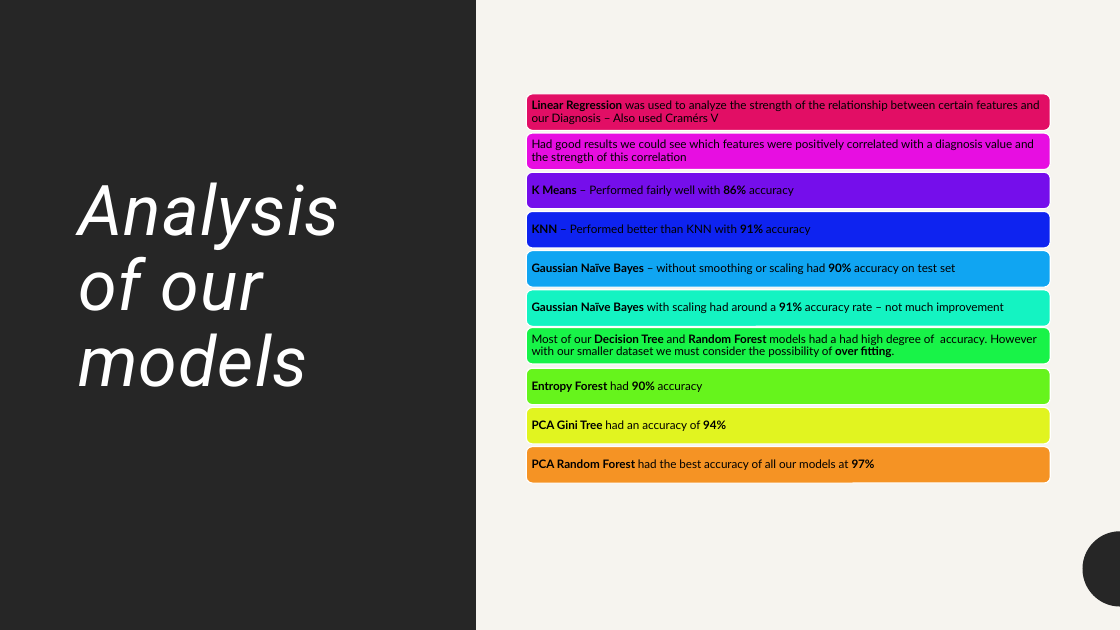
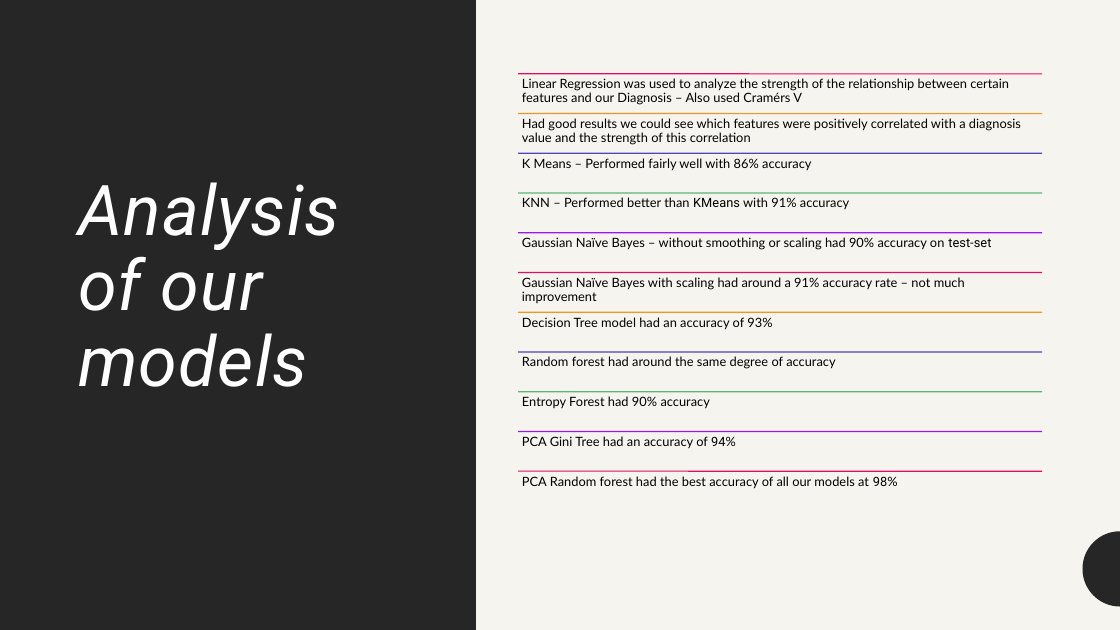
Before and after one commit to Ultan-Kearns/LYIT-Machine-Learning-Project, a slide deck: slide 4 of Presentation.pptx. Drawn at 1120x630 pixels with LibreOffice and Linux fonts; fonts in the diff are those of the drawing. Boxes give left, top, right and bottom in pixels: in the first picture for what was removed or moved away, otherwise in the second. Text is boxed around its words. In the diff, an @@ line names an element or a change of style, - is before the commit and + after.

```diff
--- a/Presentation.pptx
+++ b/Presentation.pptx
@@ text "Linear Regression was used to ..." moved from (x1=532, y1=100, x2=1040, y2=124) to (x1=522, y1=78, x2=1009, y2=105) @@
@@ text "Linear Regression was used to ..." at (x1=522, y1=78, x2=1009, y2=105): size 10 to 11 pt; bold off in "Linear Regression"; vertical alignment middle to top @@
@@ text "Had good results we could ..." moved from (x1=532, y1=139, x2=1034, y2=163) to (x1=522, y1=118, x2=1021, y2=145) @@
@@ text "Had good results we could ..." at (x1=522, y1=118, x2=1021, y2=145): size 10 to 11 pt; vertical alignment middle to top @@
@@ text "K Means – Performed fairly ..." moved from (x1=532, y1=185, x2=794, y2=196) to (x1=522, y1=158, x2=811, y2=170) @@
@@ text "K Means – Performed fairly ..." at (x1=522, y1=158, x2=811, y2=170): size 10 to 11 pt; bold off in "K Means 86%"; vertical alignment middle to top @@
@@ text at (x1=522, y1=197, x2=849, y2=210): text changed; size 10 to 11 pt @@
-KNN – Performed better than KNN with 91% accuracy
+KNN – Performed better than KMeans with 91% accuracy
@@ text at (x1=522, y1=237, x2=991, y2=250): text changed; size 10 to 11 pt @@
-Gaussian Naïve Bayes – without smoothing or scaling had 90% accuracy on test set
+Gaussian Naïve Bayes – without smoothing or scaling had 90% accuracy on test-set
@@ text "Gaussian Naïve Bayes with scaling ..." moved from (x1=532, y1=302, x2=1004, y2=313) to (x1=522, y1=277, x2=965, y2=303) @@
@@ text "Gaussian Naïve Bayes with scaling ..." at (x1=522, y1=277, x2=965, y2=303): size 10 to 11 pt; bold off in "Gaussian Naïve Bayes 91%"; vertical alignment middle to top @@
@@ vertical alignment middle to top in 4 elements at (x1=522, y1=237, x2=991, y2=250), (x1=522, y1=476, x2=898, y2=488), (x1=522, y1=197, x2=849, y2=210), (x1=522, y1=356, x2=835, y2=369) @@
@@ text at (x1=522, y1=356, x2=835, y2=369): text changed; size 10 to 11 pt @@
-Most of our Decision Tree and Random Forest models had a had high degree of accuracy. However with our smaller dataset we must consider the possibility of over fitting.
+Random forest had around the same degree of accuracy
@@ text "Entropy Forest had 90% accuracy" moved from (x1=532, y1=381, x2=703, y2=392) to (x1=522, y1=396, x2=710, y2=409) @@
@@ text "Entropy Forest had 90% accuracy" at (x1=522, y1=396, x2=710, y2=409): size 10 to 11 pt; bold off in "Entropy Forest 90%"; vertical alignment middle to top @@
@@ text "PCA Gini Tree had an ..." moved from (x1=532, y1=420, x2=726, y2=431) to (x1=522, y1=436, x2=736, y2=449) @@
@@ text "PCA Gini Tree had an ..." at (x1=522, y1=436, x2=736, y2=449): size 10 to 11 pt; font Lato to Roboto in "94%"; bold off in "PCA Gini Tree 94%"; vertical alignment middle to top @@
@@ group removed at (x1=526, y1=94, x2=1050, y2=484): 10 rounded rectangles @@
@@ group added at (x1=518, y1=74, x2=1043, y2=471): 11 lines, 1 text @@
+Decision Tree model had an accuracy of 93%
@@ text at (x1=522, y1=476, x2=898, y2=488): text changed; size 10 to 11 pt @@
-PCA Random Forest had the best accuracy of all our models at 97%
+PCA Random forest had the best accuracy of all our models at 98%
```
Also in this commit, not shown: 3 other slides changed, 1 other file.
